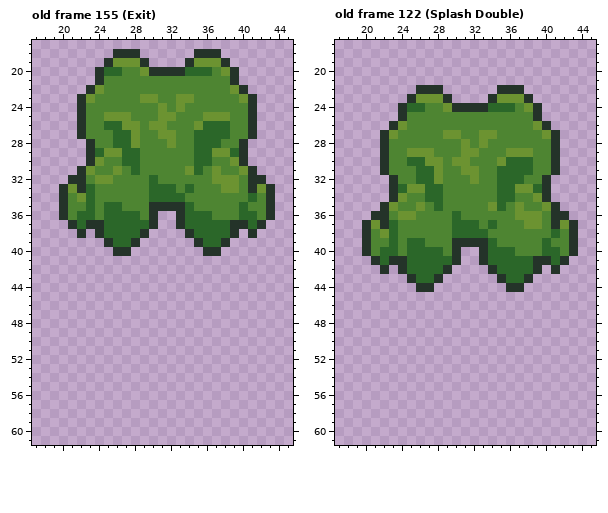
File history of a pixel-art file, Player/Resources/UpdatedPalette/Frog1_64x96_AllJumpsCombined.ase. The picture above was drawn from the file before the commit.
64x96 pixels, 324 frames. Shown: old frame 155 (Exit): x 17..45, y 17..61; old frame 122 (Splash Double): x 17..45, y 17..61. The commit also changed other frames, which this record leaves out.
After the commit:
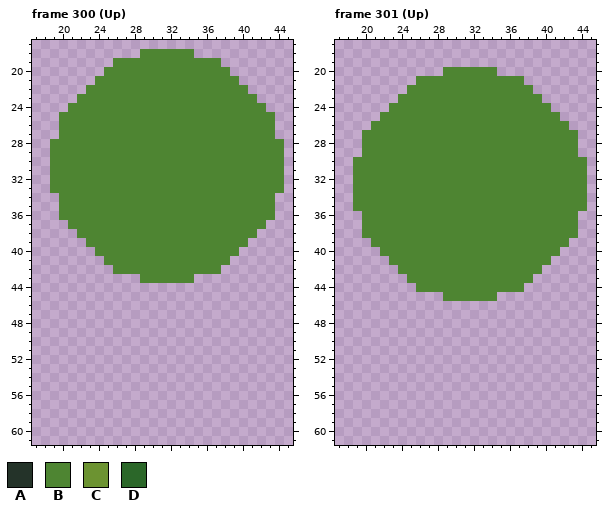
Palette (. is transparent): A #243329  B #4e8532  C #6c9331  D #2b6729
A new or re-ordered frame is compared with the old frame closest to it.
From old to new:
frames 324 -> 396
Changed rows in their new state; - is an unchanged pixel.
Frame 300 (Up) is new; against old frame 155 (Exit), layer "Frog":
first column x 19:
18 -------...BBBBBB...-------
19 ------.BBBBBBBBBBBB.------
20 -----.BB--BBBBBBBB-B.-----
21 -----B--------------B-----
22 ----BB--------------BB----
23 ---BB-----BB--BB-----BB---
24 --BB--------B-B-------BB--
25 -BBB--BBB---BB---BBB--BBB-
26 -BBB--BBBB-BB---BBBB--BBB-
27 -BBB---BBB--BB--BBBB--BBB-
28 BBBBB--BBB---B--BBB--BBBBB
29 BBBBBBBBBB------BBBBBBBBBB
30 BBBBBB--BB------BB--BBBBBB
31 BBBBB--B-B-----BB-B--BBBBB
32 BBBB-BB----B------BBB-BBBB
33 BBBBB------BBB-B---BB-BBBB
34 -B-BB------BBBB-------B-B-
35 -B--B-BB---BBBBB-----B--B-
36 -B-BB-BBBB-BBBBBBB---BB-B-
37 --BBBBBBBBBBBBBBBBBBBBBB--
38 ---BBBBBBBBBBBBBBBBBBBB---
39 ----BBBBBBBBBBBBBBBBBB----
40 -----BBBBBBBBBBBBBBBB-----
41 ------BBBBBBBBBBBBBB------
42 -------BBBBBBBBBBBB-------
43 ----------BBBBBB----------
Frame 301 (Up) is new; against old frame 122 (Splash Double), layer "Frog":
first column x 19:
20 ----------BBBBBB----------
21 -------BBBBBBBBBBBB-------
22 ------BBBBBBBBBBBBBB------
23 -----BBBBBBBBBBBBBBBB-----
24 ----BBBB--BBBBBBBB-BBB----
25 ---BBB--------------BBB---
26 --BBBB--------------BBBB--
27 -BBBB-----BB--BB-----BBBB-
28 -BBB--------B-B-------BBB-
29 -BBB--BBB---BB---BBB--BBB-
30 BBBB--BBBB-BB---BBBB--BBBB
31 BBBB---BBB--BB--BBBB--BBBB
32 BBBBB--BBB---B--BBB--BBBBB
33 BBBBBBBBBB------BBBBBBBBBB
34 BBBBBB--BB------BB--BBBBBB
35 BBBBB--B-B-----BB-B--BBBBB
36 -BBB-BB----B------BBB-BBB-
37 -BBBB------BBB-B---BB-BBB-
38 -B-BB------BBBB-------B-B-
39 -.--B-BB---BBBBB-----B--.-
40 -..BB-BBBB-BBBBBBB---BB..-
41 --..BBBBBBBBBBBBBBBBBB..--
42 ---.-BBBBBBBBBBBBBBBB-.---
43 ------BBBBBBBBBBBBBB------
44 -------BBBBBBBBBBBB-------
45 ----------BBBBBB----------
Boxes around the changes in both pictures, in picture pixels (x1, y1, x2, y2):
changed: (50, 49, 284, 283)
changed: (353, 67, 587, 301)
